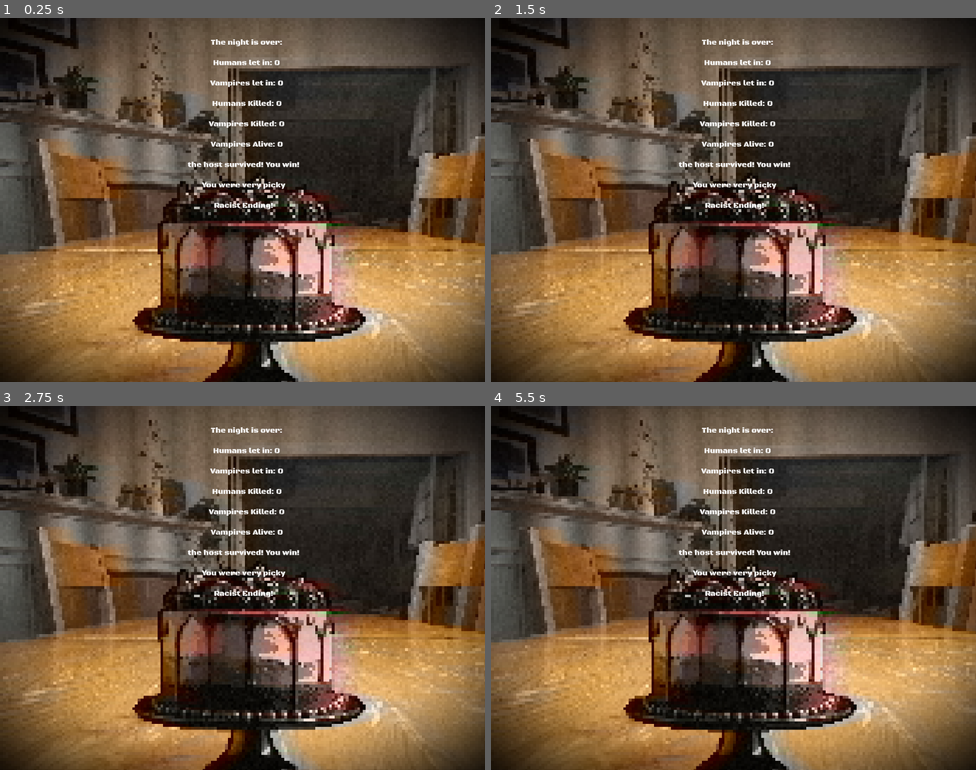
Above: before the commit, frames 1-4 (two rows, left to right).
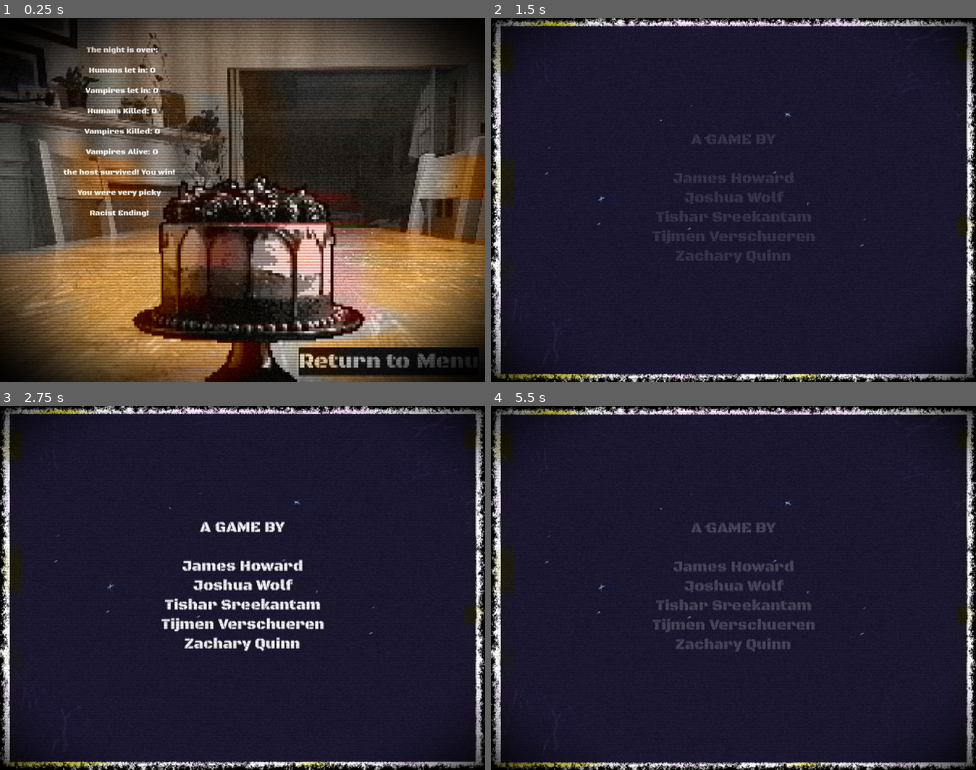
Above: after the commit, the same moments.

Repository: howarja/Vampire-Game
Game: Godot game, scene res://scenes/EndingScene.tscn
Same seed, same stepped clock (60 frames per second), same inputs: the game is played once before the commit and once after it. This scene is started directly instead of the project's main scene. Sound files missing from this copy of the repository are replaced by a short silence.
Inputs (mouse positions are in pixels of both pictures, inside the frame that each line leads up to):
- Up to frame 1 (0.25 s): no input
- Up to frame 2 (1.5 s): click (879, 360) at 0.5 s, where only the run after the commit has a clickable "Return to Menu"; tap Enter at 1.25 s; move the mouse to (840, 181) at 1.27 s; press the mouse at (840, 181) at 1.28 s
- Up to frame 3 (2.75 s): move the mouse to (145, 606) at 2.02 s; release the mouse at (145, 606) at 2.03 s; click (145, 606) at 2.1 s
- Up to frame 4 (5.5 s): move the mouse to (782, 507) at 2.77 s; press the mouse at (782, 507) at 2.78 s; move the mouse to (709, 660) at 3.52 s; release the mouse at (709, 660) at 3.53 s; click (709, 660) at 3.6 s; move the mouse to (879, 642) at 4.27 s; press the mouse at (879, 642) at 4.28 s; move the mouse to (588, 533) at 5.02 s; release the mouse at (588, 533) at 5.03 s; click (588, 533) at 5.1 s

The runs differ from the first frame. In frame 1, 35% of the frame differs, in the area x 0-100%, y 0-100%; in frame 2, 88%; in frame 3, 87%; in frame 4, 88%.

Commit message:
Ending scene now fixed

Diff:
--- a/Materials/pixelate.tres
+++ b/Materials/pixelate.tres
@@ -4,4 +4,4 @@
 
 [resource]
 shader = ExtResource("1_lmpci")
-shader_parameter/pixel_size = 5.80000008642696
+shader_parameter/pixel_size = 3.0000000447036
--- a/scenes/EndingScene.tscn
+++ b/scenes/EndingScene.tscn
@@ -13,6 +13,12 @@
 [ext_resource type="AudioStream" uid="uid://burpy0lormos3" path="res://music/medium_plus_ending.wav" id="6_1n6l5"]
 [ext_resource type="Material" uid="uid://cobraaspoty8d" path="res://VHS/vhsRegular.tres" id="6_evwq0"]
 [ext_resource type="Material" uid="uid://c1gtj6yctg6g6" path="res://Materials/pixelate.tres" id="7_weo12"]
+[ext_resource type="Shader" uid="uid://csyh8nqbp0hvr" path="res://shaders/pixelate.gdshader" id="9_o0y22"]
+[ext_resource type="StyleBox" uid="uid://davtg7gw60hkc" path="res://UI BG.tres" id="14_b8elu"]
+
+[sub_resource type="ShaderMaterial" id="ShaderMaterial_3klfd"]
+shader = ExtResource("9_o0y22")
+shader_parameter/pixel_size = 1.0000000149012
 
 [sub_resource type="StyleBoxFlat" id="StyleBoxFlat_qnm0e"]
 content_margin_left = 0.0
@@ -38,6 +44,26 @@
 
 [node name="CanvasLayer" type="CanvasLayer" parent="." unique_id=1850741684]
 
+[node name="ColorRect2" type="ColorRect" parent="CanvasLayer" unique_id=1630486792]
+z_index = 29
+material = ExtResource("6_evwq0")
+offset_left = -347.0
+offset_top = -68.0
+offset_right = 1467.9999
+offset_bottom = 1006.0
+mouse_filter = 2
+
+[node name="BackBufferCopy" type="BackBufferCopy" parent="CanvasLayer/ColorRect2" unique_id=990981142]
+copy_mode = 2
+
+[node name="ColorRect" type="ColorRect" parent="CanvasLayer/ColorRect2" unique_id=712831962]
+z_index = 29
+material = SubResource("ShaderMaterial_3klfd")
+layout_mode = 0
+offset_right = 1815.0
+offset_bottom = 1074.0
+mouse_filter = 2
+
 [node name="Panel" type="Panel" parent="CanvasLayer" unique_id=306155222]
 visible = false
 anchors_preset = 15
@@ -51,10 +77,10 @@
 anchors_preset = 15
 anchor_right = 1.0
 anchor_bottom = 1.0
-offset_left = 1.0
-offset_top = -23.0
-offset_right = 1.0
-offset_bottom = -23.0
+offset_left = -257.0
+offset_top = -8.0
+offset_right = -255.99988
+offset_bottom = -8.0
 grow_horizontal = 2
 grow_vertical = 2
 theme_override_fonts/normal_font = ExtResource("2_oygov")
@@ -104,6 +130,7 @@
 offset_top = -125.00012
 offset_right = 1207.9999
 offset_bottom = 948.9999
+mouse_filter = 2
 
 [node name="BackBufferCopy" type="BackBufferCopy" parent="ColorRect2" unique_id=628462531]
 copy_mode = 2
@@ -114,3 +141,20 @@
 layout_mode = 0
 offset_right = 1815.0
 offset_bottom = 1074.0
+mouse_filter = 2
+
+[node name="ReturnToMenuButton" type="Button" parent="." unique_id=809976559]
+custom_minimum_size = Vector2(207.545, 0)
+offset_left = 614.0
+offset_top = 678.0
+offset_right = 986.0
+offset_bottom = 736.0
+theme_override_fonts/font = ExtResource("2_oygov")
+theme_override_font_sizes/font_size = 45
+theme_override_styles/normal = ExtResource("14_b8elu")
+theme_override_styles/pressed = ExtResource("14_b8elu")
+theme_override_styles/hover = ExtResource("14_b8elu")
+theme_override_styles/disabled = ExtResource("14_b8elu")
+text = "Return to Menu"
+
+[connection signal="pressed" from="ReturnToMenuButton" to="." method="return_to_menu"]
--- a/scenes/ending_scene.gd
+++ b/scenes/ending_scene.gd
@@ -8,6 +8,8 @@
 @export var medium_ending: AudioStreamWAV
 @export var medium_ending_but_better: AudioStreamWAV
 @onready var audio_player: AudioStreamPlayer2D = $AudioStreamPlayer2D
+
+@onready var menu_scene = "res://scenes/mainMenu.tscn"
 
 func _ready() -> void:
 	var max_humans = 17
@@ -93,3 +95,7 @@
 			text.text += "\n\n Bad Host Ending!";
 			audio_player.stream = medium_ending_but_better;
 			pass
+
+
+func return_to_menu():
+	get_tree().change_scene_to_file(menu_scene)
